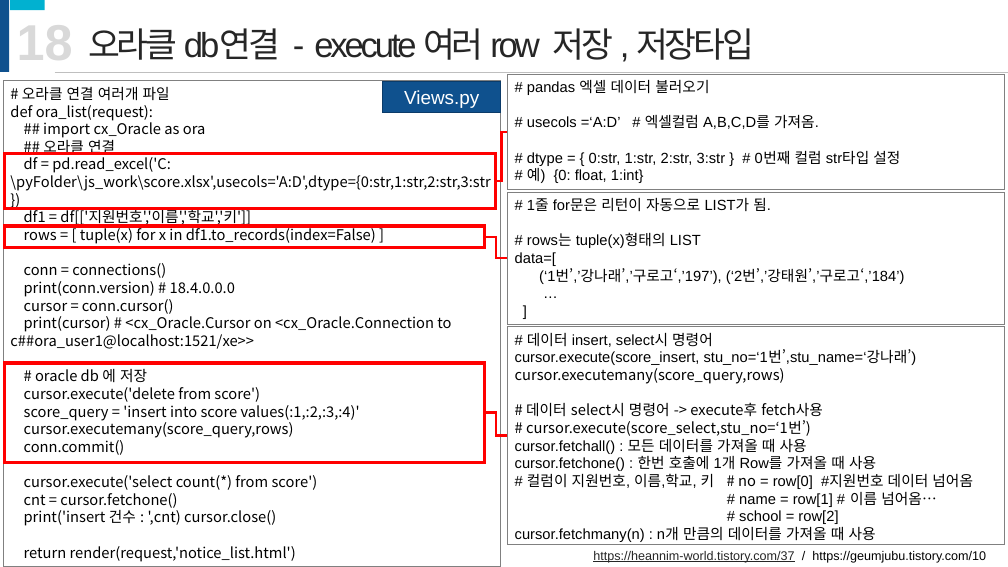
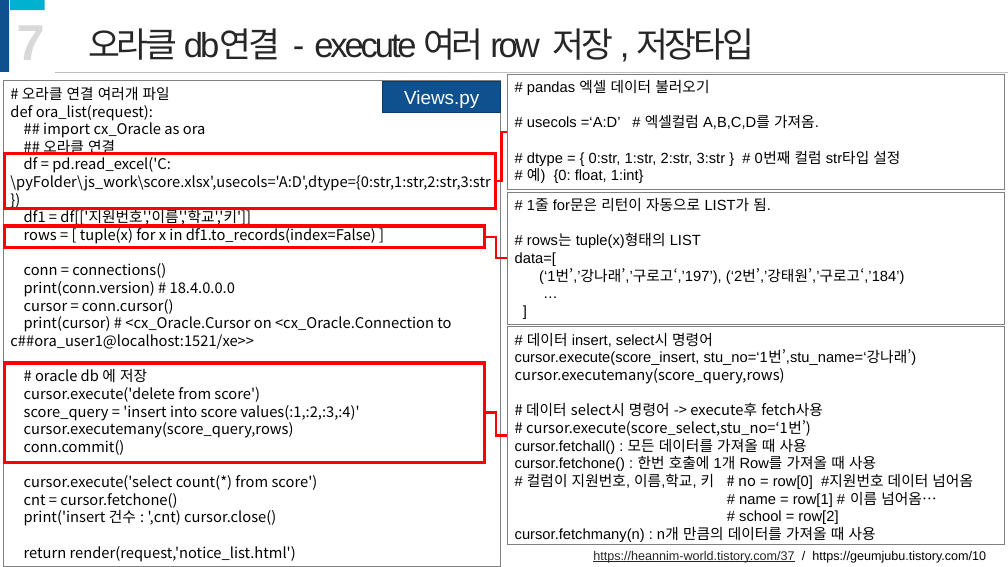
Before and after one commit to onulee/fastApi, a slide deck: slide 50 of fastApi강의.pptx (slide 49 before the commit). Drawn at 1008x567 pixels with LibreOffice and Linux fonts; fonts in the diff are those of the drawing. Boxes give left, top, right and bottom in pixels: in the first picture for what was removed or moved away, otherwise in the second. Text is boxed around its words. In the diff, an @@ line names an element or a change of style, - is before the commit and + after.

```diff
--- a/fastApi강의.pptx
+++ b/fastApi강의.pptx
@@ text at <box>17,15,45,71</box>: text changed @@
-18
+7
```
Also in this commit, not shown: 31 other slides changed, 4 slides added, 25 slides removed, 7 other files.
